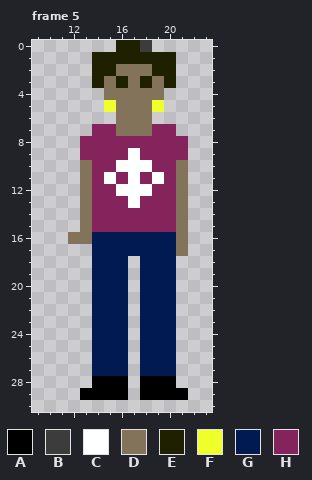
A pixel-art file gets an edit: art/aseprite_files/people.aseprite. That is the earlier state.
32x32 pixels, 6 frames. Shown: frame 5: x 9..23, y 0..30.
Palette (. is transparent): A #000000  B #3c3c3c  C #feffff  D #82735a  E #1f2000  F #eeff2c  G #011a51  H #84235c
Pixels before, frame 5, first column x 12:
 0 ....EEB...
 1 ..EEEEEEE.
 2 ..EEDDDEE.
 3 ..EDEDEDE.
 4 ...DDDDD..
 5 ...FDDDF..
 6 ....DDD...
 7 ..HHDDDHH.
 8 .HHHHHHHHH
 9 .HHHHCHHHH
10 .DHHCCCHHD
11 .DHCHCHCHD
12 .DHHCCCHHD
13 .DHHHCHHHD
14 .DHHHHHHHD
15 .DHHHHHHHD
16 DDGGGGGGGD
17 ..GGGGGGGD
18 ..GGG.GGG.
19 ..GGG.GGG.
20 ..GGG.GGG.
21 ..GGG.GGG.
22 ..GGG.GGG.
23 ..GGG.GGG.
24 ..GGG.GGG.
25 ..GGG.GGG.
26 ..GGG.GGG.
27 ..GGG.GGG.
28 ..AAA.AAA.
29 .AAAA.AAAA
After the commit:
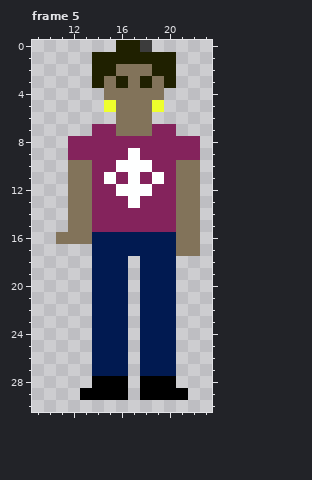
The edit:
Changed rows in their new state; - is an unchanged pixel.
Frame 5, layer "Layer 2 Copy":
first column x 11:
 8 -H---------H
 9 -H---------H
10 -D---------D
11 -D---------D
12 -D---------D
13 -D---------D
14 -D---------D
15 -D---------D
16 D----------D
17 -----------D
Boxes around the changes in both pictures, in picture pixels (x1, y1, x2, y2):
added: (56, 136, 80, 244)
added: (188, 136, 200, 256)
